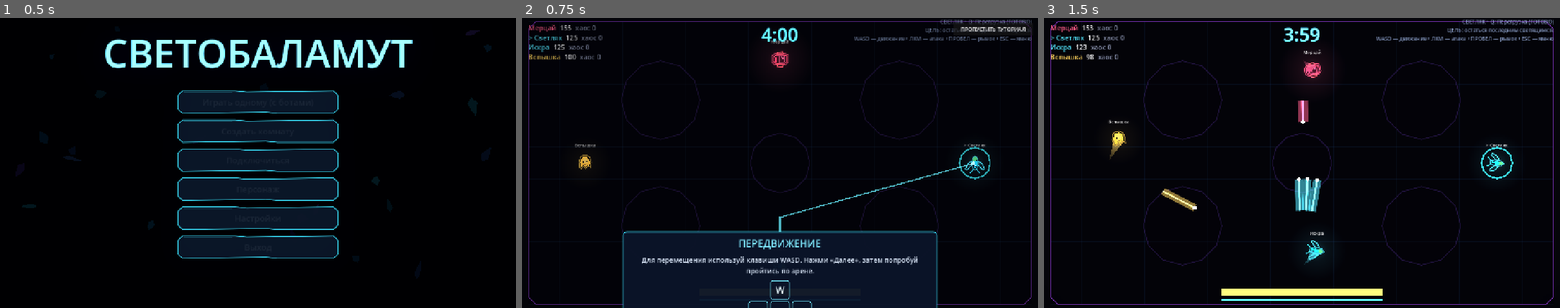
Above: before the commit, frames 1-3 (left to right).
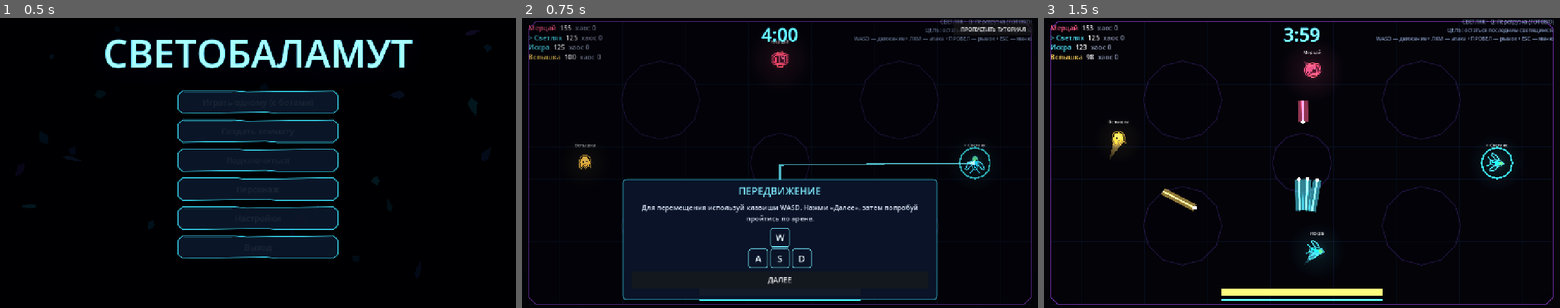
Above: after the commit, the same moments.

Repository: DvoreZZKy/svetobalamut
Game: Godot game, scene res://scenes/menu.tscn
Two runs of this game, one before a commit and one after it. Both use one fixed random seed, a clock stepped at 60 frames per second and the inputs below.
Inputs:
- Up to frame 1 (0.5 s): no input
- Up to frame 2 (0.75 s): click "Играть одному (с ботами)" at 0.5 s
- Up to frame 3 (1.5 s): click "ПРОПУСТИТЬ ТУТОРИАЛ" at 1.25 s

Frame 1 is identical in both runs. In frame 2, 15% of the frame differs, in the area x 19-88%, y 48-100%; in frame 3, nothing differs.

Commit message:
Adjust tutorial panel layout and cleanup on early exit

Diff:
--- a/scripts/arena_tutorial.gd
+++ b/scripts/arena_tutorial.gd
@@ -91,8 +91,8 @@
 	layer.add_child(pointer_dot)
 	panel = PanelContainer.new()
 	panel.set_anchors_preset(Control.PRESET_CENTER_BOTTOM)
-	panel.position = Vector2(-390, -190)
-	panel.size = Vector2(780, 160)
+	panel.position = Vector2(-390, -320)
+	panel.size = Vector2(780, 300)
 	panel.add_theme_stylebox_override("panel", _panel_style())
 	layer.add_child(panel)
 	var column := VBoxContainer.new()
@@ -333,7 +333,7 @@
 		"light": target = Vector2(vp.x * 0.5, vp.y - 42)
 		"dash": target = Vector2(vp.x * 0.5, vp.y - 18)
 		"arena": target = vp * 0.5
-	var origin := Vector2(vp.x * 0.5, vp.y - 190)
+	var origin := Vector2(vp.x * 0.5, vp.y - 320)
 	pointer.points = PackedVector2Array([origin, origin + Vector2(0, -35), target])
 	pointer_dot.position = target
 	pointer_dot.rotation = (origin - target).angle()
@@ -342,6 +342,9 @@
 
 func _exit_tree() -> void:
 	Engine.time_scale = NORMAL_SPEED
+	if not finished:
+		G.tutorial_active = false
+		G.tutorial_return_to_lobby = false
 
 
 func _finish_tutorial() -> void:
